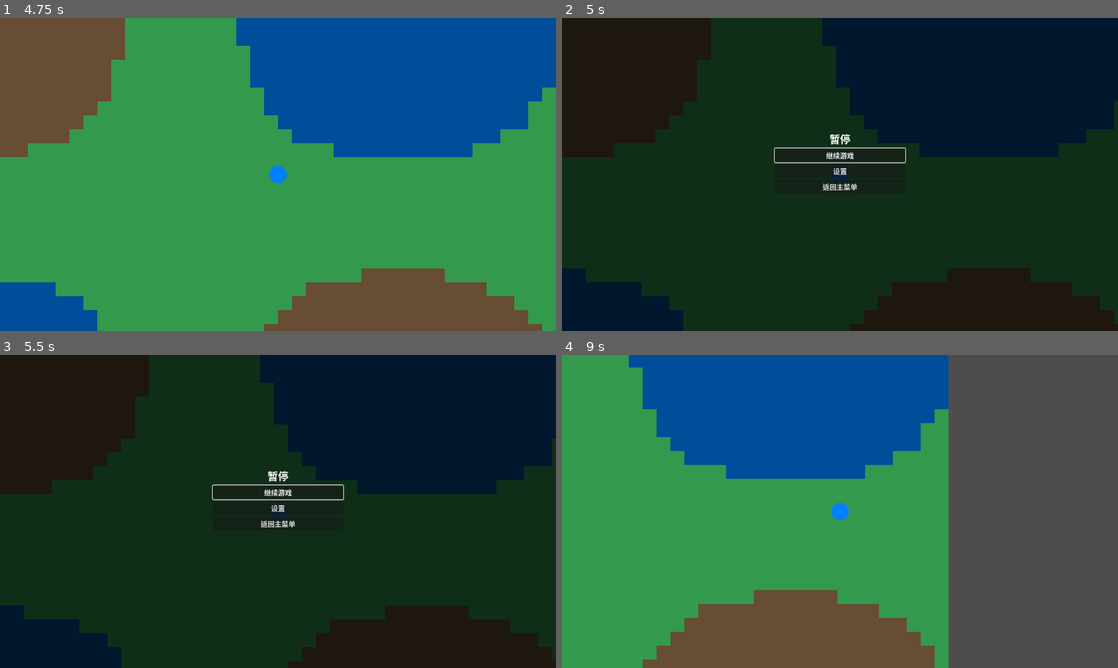
Above: before the commit, frames 1-4 (two rows, left to right).
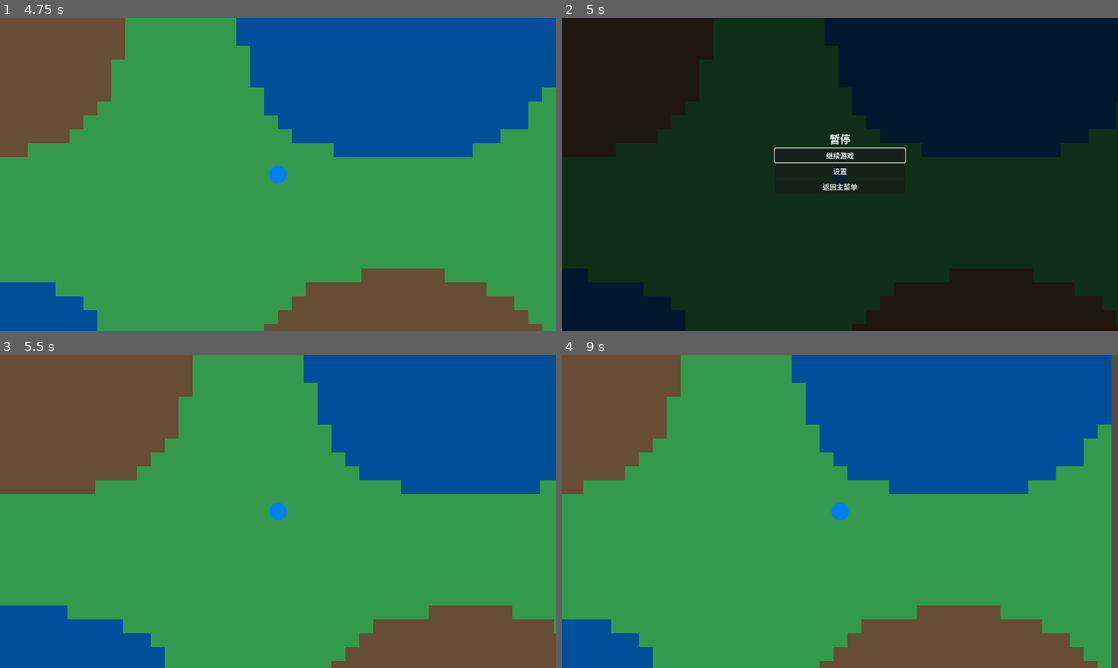
Above: after the commit, the same moments.

Repository: qaz8580111/OneiricDesigner
Game: Godot game, scene res://scenes/core/Main.tscn
Two runs of this game, one before a commit and one after it. Both use one fixed random seed, a clock stepped at 60 frames per second and the inputs below.
Inputs (mouse positions are in pixels of both pictures, inside the frame that each line leads up to):
- Up to frame 1 (4.75 s): click "开始游戏" at 0.5 s; tap Enter (game_confirm) at 1.25, 1.35, 2.85, 4.35 s; move the mouse to (400, 158) at 1.27 s; hold D (game_move_right) 1.28-2.03 s; click (400, 158) at 1.42 s; move the mouse to (166, 190) at 2.02 s; hold S (game_move_down) 2.03-2.78 s; tap Space (game_interact) at 2.1, 3.6 s; move the mouse to (333, 105) at 2.77 s; hold D (game_move_right) 2.78-3.53 s; move the mouse to (250, 237) at 3.52 s; hold W (game_move_up) 3.53-4.28 s; click (250, 237) at 3.67 s; move the mouse to (444, 221) at 4.27 s; hold A (game_move_left) from 4.28 s (still down)
- Up to frame 2 (5 s): keep holding A (game_move_left); tap Escape (game_cancel) at 4.9 s
- Up to frame 3 (5.5 s): keep holding A (game_move_left); move the mouse to (111, 464) at 5.02 s; tap Space (game_interact) at 5.1 s
- Up to frame 4 (9 s): move the mouse to (867, 511) at 5.77 s; release A (game_move_left) at 5.78 s; hold S (game_move_down) 5.78-6.53 s; tap Enter (game_confirm) at 5.85, 7.35, 8.85 s; click (867, 511) at 5.92 s; move the mouse to (756, 433) at 6.52 s; hold D (game_move_right) 6.53-7.28 s; tap Space (game_interact) at 6.6, 8.1 s; move the mouse to (962, 495) at 7.27 s; hold W (game_move_up) 7.28-8.03 s; move the mouse to (728, 527) at 8.02 s; hold D (game_move_right) 8.03-8.78 s; click (728, 527) at 8.17 s; move the mouse to (895, 442) at 8.77 s; hold S (game_move_down) from 8.78 s (still down)

Frame 1 is identical in both runs. In frame 3, 100% of the frame differs, in the area x 0-100%, y 0-100%; in frame 4, 59%.

Commit message:
修复游戏中暂停菜单的功能

Diff:
--- a/scripts/entities/Main.gd
+++ b/scripts/entities/Main.gd
@@ -65,6 +65,11 @@
 	active_ui = SETTINGS_SCENE.instantiate()
 	active_ui.go_back.connect(_on_settings_back)
 	active_ui.settings_applied.connect(_on_settings_applied)
+
+	# 如果从暂停菜单打开设置，需要保持 ALWAYS 模式
+	if previous_screen == Screen.PAUSED:
+		active_ui.process_mode = Node.PROCESS_MODE_ALWAYS
+
 	ui_stack.add_child(active_ui)
 
 func _show_pause_menu() -> void:
@@ -74,8 +79,15 @@
 	active_ui.resume_game.connect(_on_resume_game)
 	active_ui.open_settings.connect(_on_open_settings_from_pause)
 	active_ui.quit_to_menu.connect(_on_quit_to_menu)
+
+	# 暂停菜单必须在暂停状态下仍能处理输入
+	active_ui.process_mode = Node.PROCESS_MODE_ALWAYS
+
 	ui_stack.add_child(active_ui)
+	# 等待一帧确保菜单完全初始化后再暂停
+	await get_tree().process_frame
 	GameManager.pause_game()
+	print("Pause menu shown, game paused")
 
 func _start_game() -> void:
 	print("_start_game called")
--- a/scripts/ui/PauseMenu.gd
+++ b/scripts/ui/PauseMenu.gd
@@ -1,4 +1,8 @@
 extends Control
+
+# 暂停菜单必须在暂停状态下仍能处理输入
+func _enter_tree() -> void:
+	process_mode = Node.PROCESS_MODE_ALWAYS
 
 signal resume_game()
 signal open_settings()
--- a/scripts/ui/Settings.gd
+++ b/scripts/ui/Settings.gd
@@ -1,4 +1,8 @@
 extends Control
+
+# 设置菜单可能在暂停状态下打开，需要 ALWAYS 模式
+func _enter_tree() -> void:
+	process_mode = Node.PROCESS_MODE_ALWAYS
 
 signal go_back()
 signal settings_applied(settings: Dictionary)
